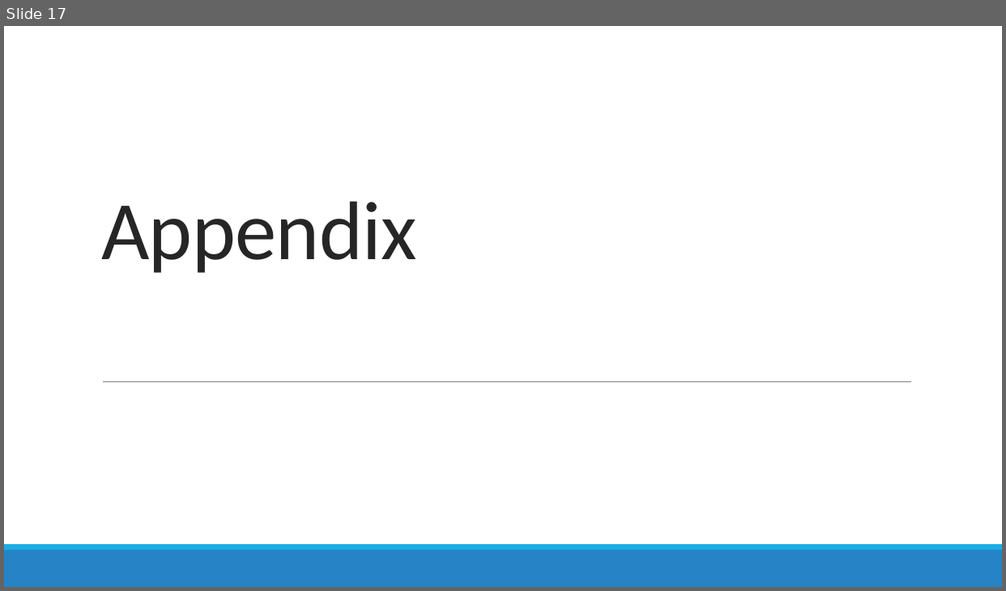
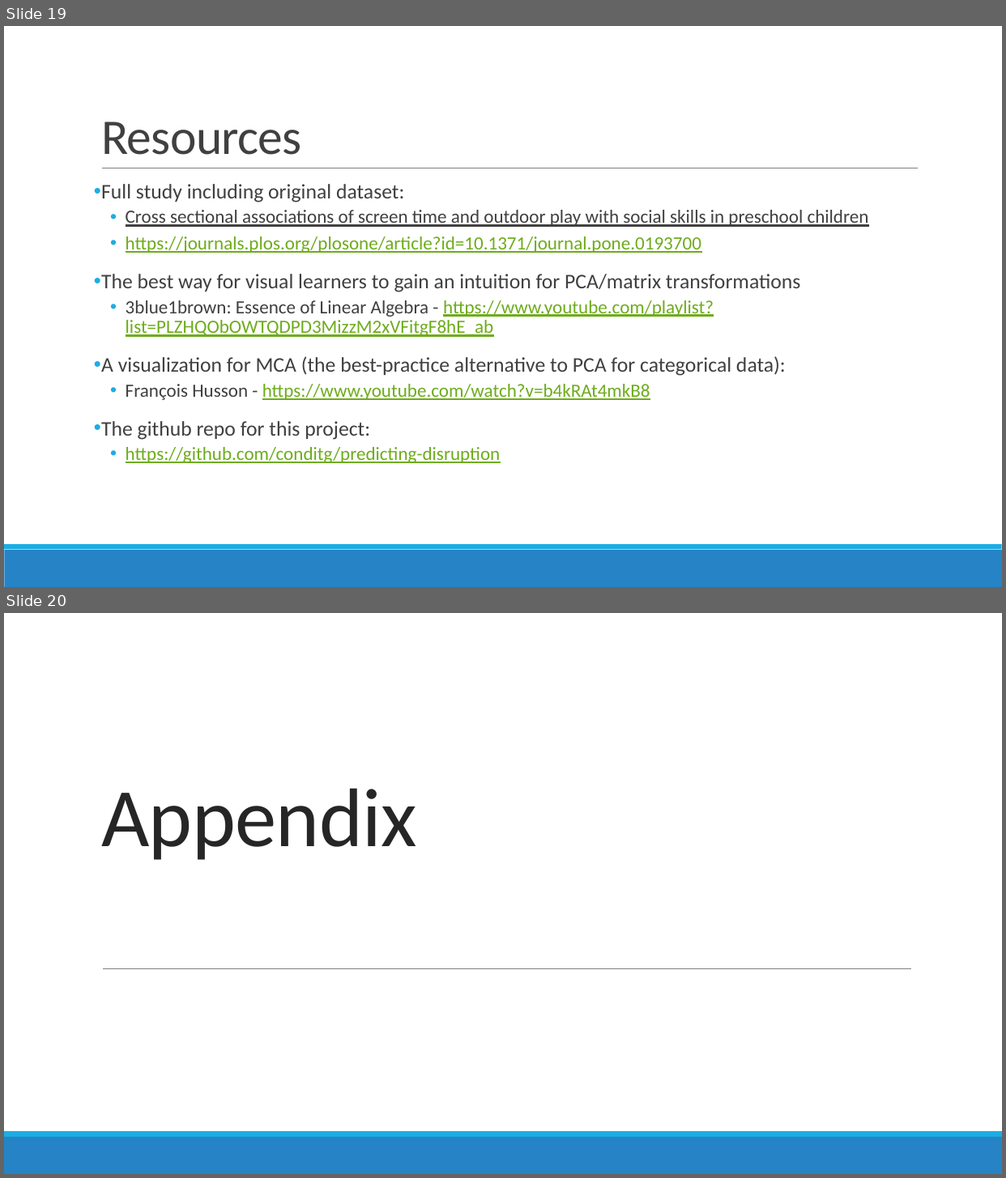
Before and after one commit to conditg/predicting-disruption, a slide deck: DisruptCapstone.pptx. Shown one above the other, each under a label of ours: slide 17 before the commit, slides 19 and 20 after it. The pictures are 1006x591 and 1006x1178 pixels, drawn with LibreOffice and Linux fonts; fonts in the diff are those of the drawing. Boxes give left, top, right and bottom in pixels: in the first picture for what was removed or moved away, otherwise in the second. Text is boxed around its words. In the diff, an @@ line names an element or a change of style, - is before the commit and + after.

```diff
--- a/DisruptCapstone.pptx
+++ b/DisruptCapstone.pptx
@@ slide 19 added at (x1=4, y1=26, x2=1002, y2=587), background #FFFFFF; not listed: 2 template elements that a slide beside it also shows @@
@@ title added at (x1=101, y1=122, x2=302, y2=155), 48 pt, text #404040 @@
+Resources
@@ line added from (102, 169) to (918, 169), #808080 0.5 pt @@
@@ text added at (x1=101, y1=184, x2=869, y2=463), 18 pt, text #404040, underline @@
+• Full study including original dataset:
+  • Cross sectional associations of screen time and outdoor play with social skills in preschool children
+  • https://journals.plos.org/plosone/article?id=10.1371/journal.pone.0193700
+• The best way for visual learners to gain an intuition for PCA/matrix transformations
+  • 3blue1brown: Essence of Linear Algebra - https://www.youtube.com/playlist?list=PLZHQObOWTQDPD3MizzM2xVFitgF8hE_ab
+• A visualization for MCA (the best-practice alternative to PCA for categorical data):
+  • François Husson - https://www.youtube.com/watch?v=b4kRAt4mkB8
+• The github repo for this project:
+  • https://github.com/conditg/predicting-disruption
@@ what was slide 17 is now slide 20 @@
```
Also in this commit, not shown: 13 slides changed, 3 other slides added, 1 other file.
